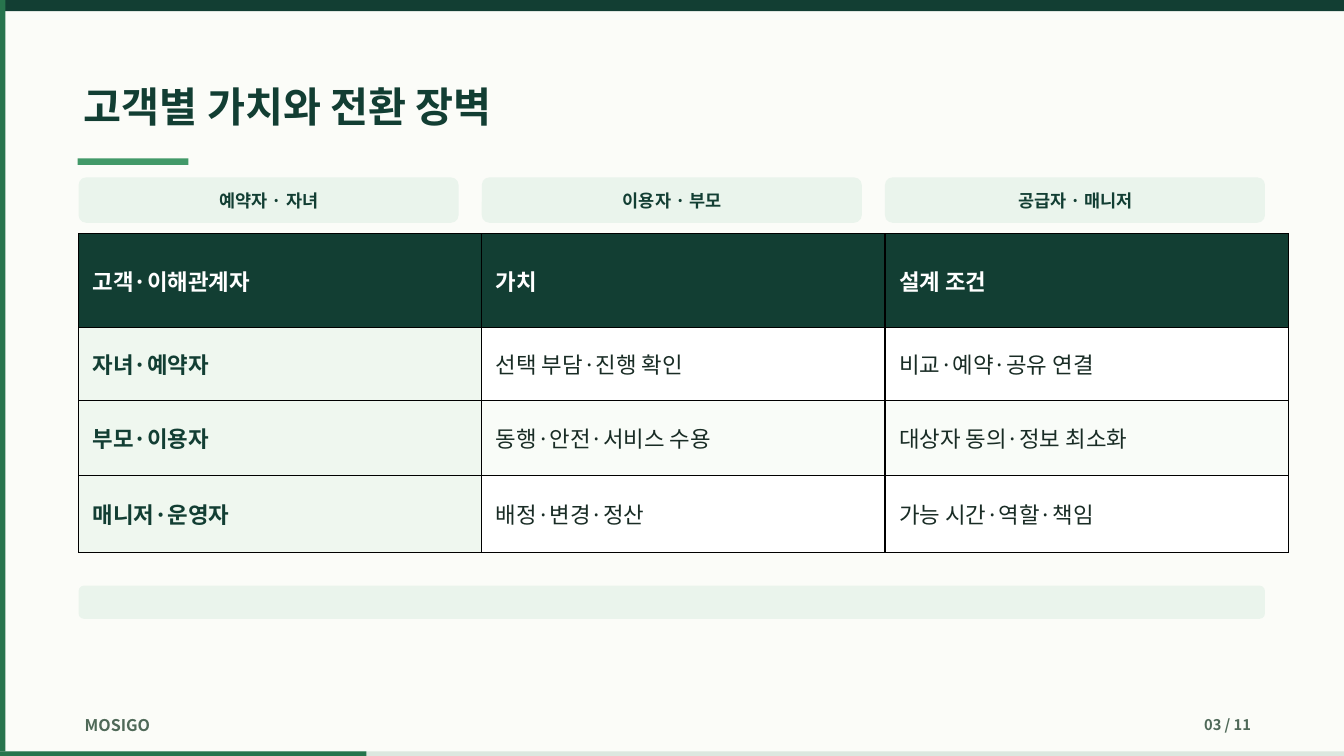
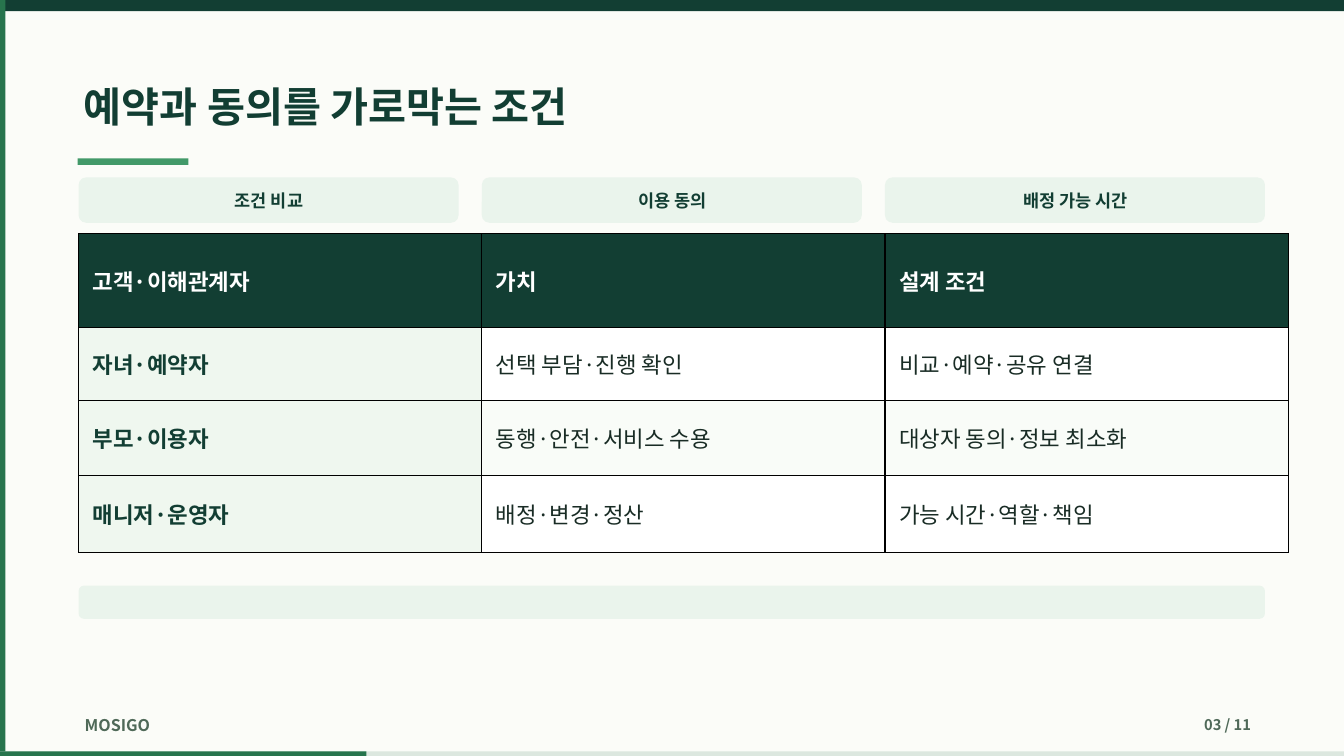
Before and after one commit to dohyunkimmm/mosigo-case-study, a slide deck: slide 3 of downloads/mosigo_report.pptx. Drawn at 1344x756 pixels with LibreOffice and Linux fonts; fonts in the diff are those of the drawing. Boxes give left, top, right and bottom in pixels: in the first picture for what was removed or moved away, otherwise in the second. Text is boxed around its words. In the diff, an @@ line names an element or a change of style, - is before the commit and + after.

```diff
--- a/downloads/mosigo_report.pptx
+++ b/downloads/mosigo_report.pptx
@@ text at [84, 87, 568, 126]: text changed @@
-고객별 가치와 전환 장벽
+예약과 동의를 가로막는 조건
@@ text at [235, 192, 303, 209]: text changed @@
-예약자 · 자녀
+조건 비교
@@ text at [638, 192, 706, 209]: text changed @@
-이용자 · 부모
+이용 동의
@@ text at [1023, 192, 1127, 209]: text changed @@
-공급자 · 매니저
+배정 가능 시간
```
Also in this commit, not shown: 2 other slides changed, 21 other files.
